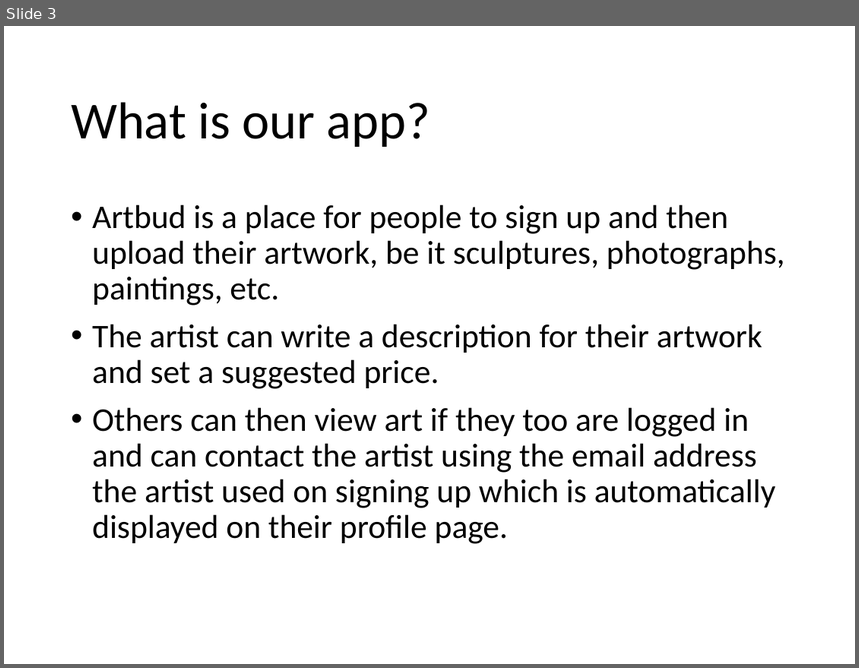
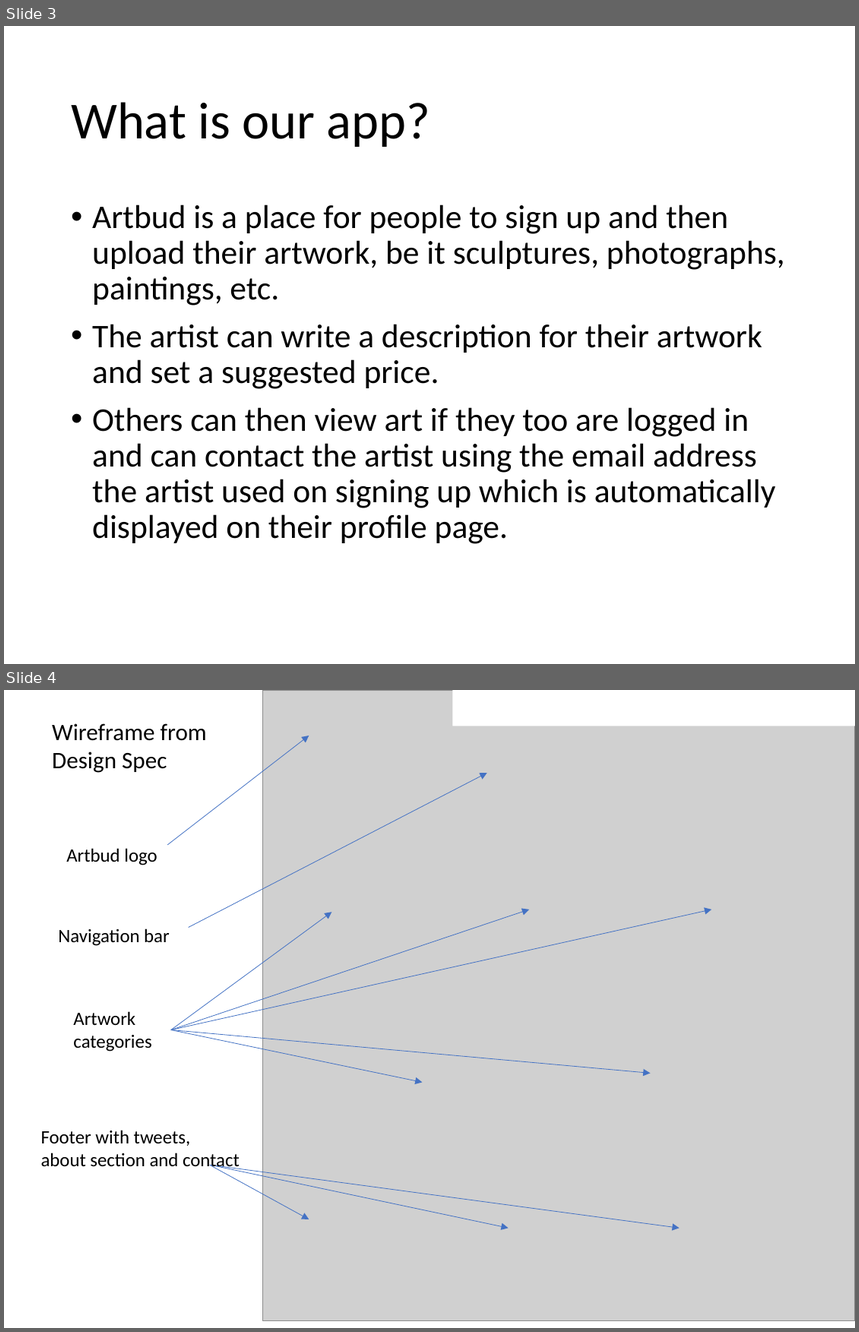
Before and after one commit to GilesMunn/artbud, a slide deck: presentation_material/powerpoint.pptx. Shown one above the other, each under a label of ours: slide 3 before the commit, slides 3 and 4 after it. The pictures are 859x668 and 859x1332 pixels, drawn with LibreOffice and Linux fonts; fonts in the diff are those of the drawing; grey boxes stand for pictures. Boxes give left, top, right and bottom in pixels: in the first picture for what was removed or moved away, otherwise in the second. Text is boxed around its words. In the diff, an @@ line names an element or a change of style, - is before the commit and + after.

Commit message:
added wireframes to presentation

```diff
--- a/presentation_material/powerpoint.pptx
+++ b/presentation_material/powerpoint.pptx
@@ slide 4 added at (4, 690, 855, 1328), background #FFFFFF @@
@@ picture added at (262, 690, 855, 1322) @@
@@ rectangle added at (452, 690, 855, 726), fill #FFFFFF @@
@@ text added at (52, 723, 207, 773), 20 pt, text #000000 @@
+Wireframe from
+Design Spec
@@ arrow added from (167, 845) to (309, 736), #4472C4 0.5 pt @@
@@ arrow added from (189, 927) to (487, 773), #4472C4 0.5 pt @@
@@ text added at (66, 848, 157, 866), 16 pt, text #000000 @@
+Artbud logo
@@ text added at (58, 929, 170, 946), 16 pt, text #000000 @@
+Navigation bar
@@ text added at (73, 1011, 151, 1052), 16 pt, text #000000 @@
+Artwork
+categories
@@ group added at (171, 910, 712, 1082): 5 arrows @@
@@ text added at (41, 1130, 240, 1170), 16 pt, text #000000 @@
+Footer with tweets, about section and contact
@@ arrow added from (210, 1165) to (309, 1220), #4472C4 0.5 pt @@
@@ arrow added from (211, 1165) to (509, 1228), #4472C4 0.5 pt @@
@@ arrow added from (211, 1165) to (680, 1228), #4472C4 0.5 pt @@
```
Also in this commit, not shown: 1 other slide added, 2 slides removed.
